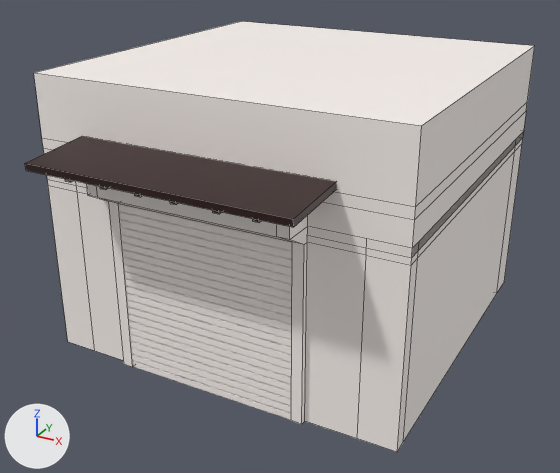
Before and after pictures for a commit that changed the FBX model models/shop3.fbx.
Camera for both pictures: a camera (50 mm lens) standing at (36.6, -71.3, 44.7) and looking at (0.0, -4.8, 11.4). Arrows for +X, +Y and +Z are at lower left; the lights stay in place. Mesh edges are drawn as thin lines on the coarser meshes. Where no turn or scale is listed for an object, it has been applied to the vertices.
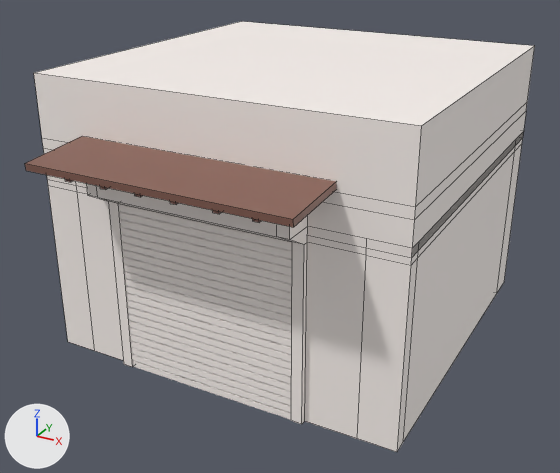
What differs and where, as boxes [x1, y1, x2, y2] in the pictures (560 x 473 px):
'pCube29', recoloured: [25, 136, 337, 227] in both

The change, as a diff of the scene's bpy script:
```diff
--- a/models/shop3.fbx.py
+++ b/models/shop3.fbx.py
@@ mat_darkwood @@
 mat_darkwood = principled_material('DarkWood')
-mat_darkwood.base_color = (0.0267, 0.007, 0.0062)  # dark red #2d1412
+mat_darkwood.base_color = (0.243, 0.115, 0.0872)  # brown #875f53
```
